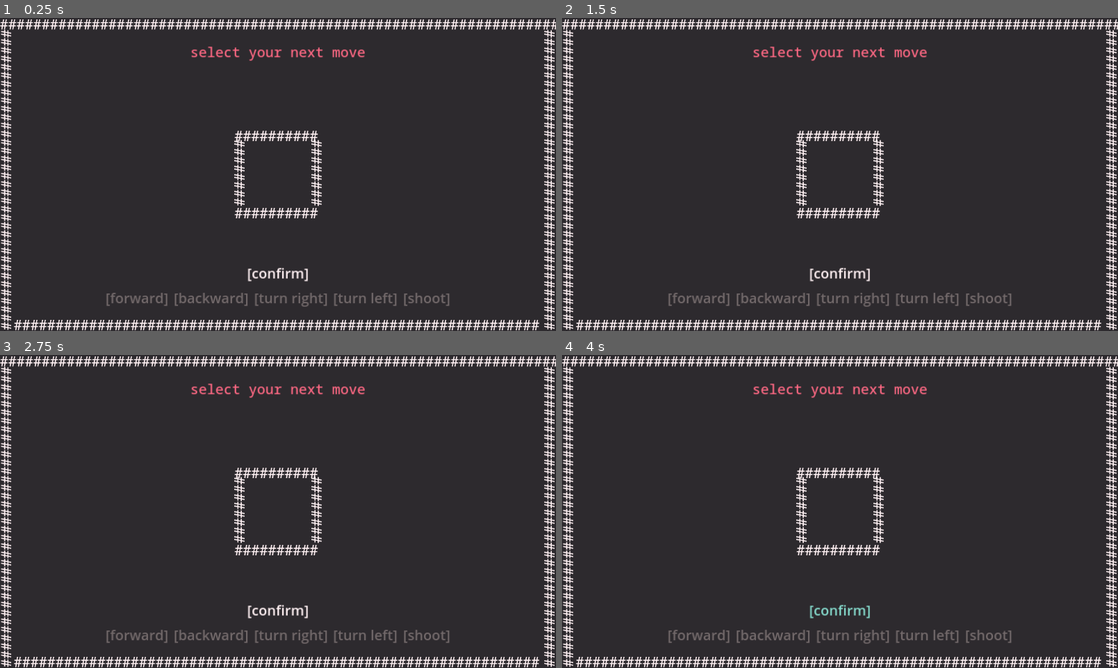
Above: before the commit, frames 1-4 (two rows, left to right).
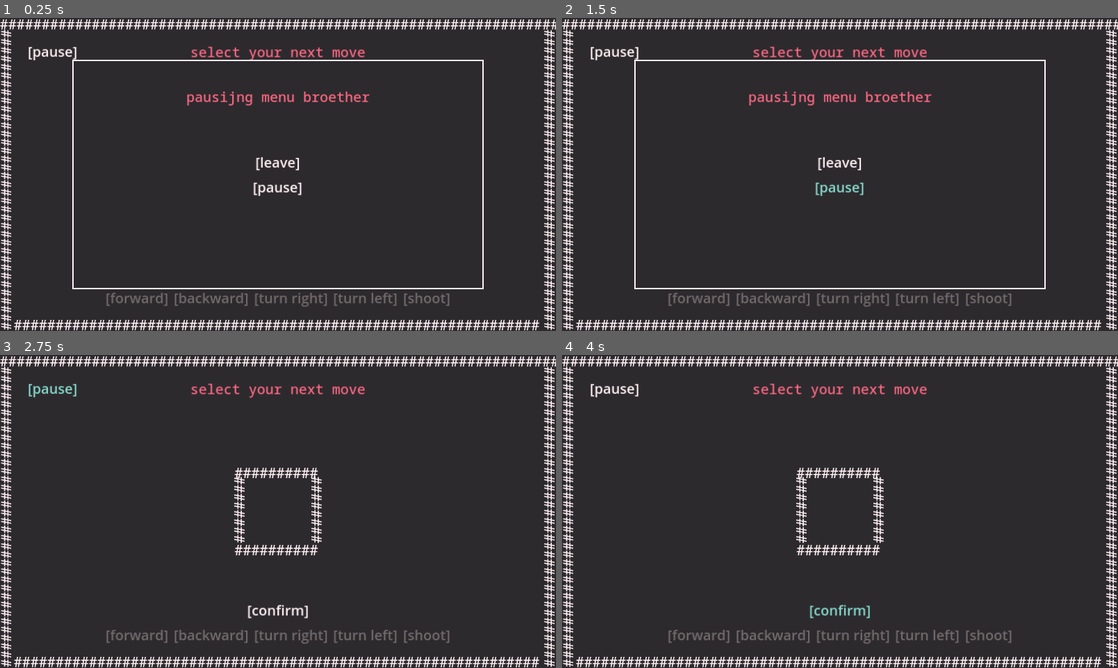
Above: after the commit, the same moments.

Repository: 4efk/new-mp-game
Game: Godot game, scene res://World/game.tscn
The game is run twice, just before and just after one commit, with the same random seed, the same clock (stepped at 60 frames per second) and the same inputs. This scene is started directly instead of the project's main scene.
Inputs (mouse positions are in pixels of both pictures, inside the frame that each line leads up to):
- Up to frame 1 (0.25 s): no input
- Up to frame 2 (1.5 s): click (840, 161) at 0.5 s, where only the run after the commit has a clickable "[leave]"; click (840, 187) at 1.25 s, where only the run after the commit has a clickable "[pause]"
- Up to frame 3 (2.75 s): click (50, 389) at 2 s, where only the run after the commit has a clickable "[pause]"
- Up to frame 4 (4 s): click "[confirm]" at 2.75 s; click "[confirm]" at 3.5 s

The runs differ from the first frame. In frame 1, 3.3% of the frame differs, in the area x 5-87%, y 9-87%; in frame 2, 3.2%; in frame 3, 0.2%; in frame 4, 0.2%.
Error before the commit: Invalid access to property or key '1' on a base object of type 'Dictionary'. (res://World/game.gd:79)
Error after the commit: Invalid access to property or key '1' on a base object of type 'Dictionary'. (res://World/game.gd:83)

Commit message:
pause menu work

Diff:
--- a/src/Menu/main_menu.tscn
+++ b/src/Menu/main_menu.tscn
@@ -829,6 +829,7 @@
 grow_horizontal = 2
 grow_vertical = 2
 mouse_filter = 2
+color = Color(1, 0.945098, 0.952941, 1)
 
 [node name="ColorRect2" type="ColorRect" parent="Popups/Popup1"]
 layout_mode = 1
--- a/src/World/game.gd
+++ b/src/World/game.gd
@@ -16,6 +16,7 @@
 @onready var game_over_screen_timer: Timer = $GameOverScreenTimer
 @onready var game_over_ui: Control = $Ui/GameOver
 @onready var go_round_count: Label = $Ui/GameOver/RoundCount
+@onready var pause_menu_ui: Control = $Ui/PauseMenu
 
 var current_round = 0
 var game_finished = false
@@ -39,6 +40,9 @@
 	Networking.in_game = true
 
 func _process(delta: float) -> void:
+	if Input.is_action_just_pressed("pause"):
+		_on_pause_button_pressed()
+
 	if game_finished:
 		return
 	var players_with_move = []
@@ -161,3 +165,7 @@
 		Networking.connected_players[player]['ready'] = GlobalScript.DEFAULT_PLAYER_INFO['ready']
 
 	get_tree().change_scene_to_file("res://Menu/main_menu.tscn")
+
+# pause menu
+func _on_pause_button_pressed() -> void:
+	pause_menu_ui.visible = !pause_menu_ui.visible
--- a/src/World/game.tscn
+++ b/src/World/game.tscn
@@ -266,6 +266,104 @@
 text = "draw."
 horizontal_alignment = 1
 vertical_alignment = 1
+
+[node name="PauseMenu" type="Control" parent="Ui"]
+layout_mode = 3
+anchors_preset = 15
+anchor_right = 1.0
+anchor_bottom = 1.0
+grow_horizontal = 2
+grow_vertical = 2
+
+[node name="ColorRect3" type="ColorRect" parent="Ui/PauseMenu"]
+layout_mode = 1
+anchors_preset = 8
+anchor_left = 0.5
+anchor_top = 0.5
+anchor_right = 0.5
+anchor_bottom = 0.5
+offset_left = -474.0
+offset_top = -264.0
+offset_right = 474.0
+offset_bottom = 264.0
+grow_horizontal = 2
+grow_vertical = 2
+mouse_filter = 2
+color = Color(1, 0.945098, 0.952941, 1)
+
+[node name="ColorRect2" type="ColorRect" parent="Ui/PauseMenu"]
+layout_mode = 1
+anchors_preset = 8
+anchor_left = 0.5
+anchor_top = 0.5
+anchor_right = 0.5
+anchor_bottom = 0.5
+offset_left = -471.0
+offset_top = -261.0
+offset_right = 471.0
+offset_bottom = 261.0
+grow_horizontal = 2
+grow_vertical = 2
+mouse_filter = 2
+color = Color(0.176471, 0.164706, 0.180392, 1)
+
+[node name="Label" type="Label" parent="Ui/PauseMenu/ColorRect2"]
+layout_mode = 1
+anchors_preset = 5
+anchor_left = 0.5
+anchor_right = 0.5
+offset_left = -211.0
+offset_right = 211.0
+offset_bottom = 164.0
+grow_horizontal = 2
+theme_override_colors/font_color = Color(0.992157, 0.407843, 0.513726, 1)
+theme_override_fonts/font = ExtResource("2_2mgga")
+theme_override_font_sizes/font_size = 32
+text = "pausijng menu broether"
+horizontal_alignment = 1
+vertical_alignment = 1
+
+[node name="VBoxContainer" type="VBoxContainer" parent="Ui/PauseMenu/ColorRect2"]
+layout_mode = 1
+anchors_preset = 15
+anchor_right = 1.0
+anchor_bottom = 1.0
+grow_horizontal = 2
+grow_vertical = 2
+alignment = 1
+
+[node name="LeaveGameButton" type="Button" parent="Ui/PauseMenu/ColorRect2/VBoxContainer"]
+layout_mode = 2
+focus_mode = 0
+theme_override_colors/font_hover_color = Color(0.521569, 0.854902, 0.8, 1)
+theme_override_colors/font_pressed_color = Color(0.678431, 0.854902, 0.470588, 1)
+theme_override_colors/font_color = Color(1, 0.945098, 0.952941, 1)
+theme_override_font_sizes/font_size = 32
+text = "[leave]"
+flat = true
+
+[node name="PauseButton2" type="Button" parent="Ui/PauseMenu/ColorRect2/VBoxContainer"]
+layout_mode = 2
+focus_mode = 0
+theme_override_colors/font_hover_color = Color(0.521569, 0.854902, 0.8, 1)
+theme_override_colors/font_pressed_color = Color(0.678431, 0.854902, 0.470588, 1)
+theme_override_colors/font_color = Color(1, 0.945098, 0.952941, 1)
+theme_override_font_sizes/font_size = 32
+text = "[pause]"
+flat = true
+
+[node name="PauseButton" type="Button" parent="Ui"]
+offset_left = 60.0
+offset_top = 50.0
+offset_right = 154.0
+offset_bottom = 103.0
+focus_mode = 0
+theme_override_colors/font_hover_color = Color(0.521569, 0.854902, 0.8, 1)
+theme_override_colors/font_pressed_color = Color(0.678431, 0.854902, 0.470588, 1)
+theme_override_colors/font_color = Color(1, 0.945098, 0.952941, 1)
+theme_override_font_sizes/font_size = 32
+text = "[pause]"
+flat = true
 
 [node name="Borders" type="Node2D" parent="."]
 
@@ -408,4 +506,5 @@
 [connection signal="pressed" from="Ui/SelectMove/VBoxContainer/MoveOptions/MoveButton2" to="." method="_on_move_button_2_pressed"]
 [connection signal="pressed" from="Ui/SelectMove/VBoxContainer/MoveOptions/MoveButton3" to="." method="_on_move_button_3_pressed"]
 [connection signal="pressed" from="Ui/SelectMove/VBoxContainer/MoveOptions/MoveButton4" to="." method="_on_move_button_4_pressed"]
+[connection signal="pressed" from="Ui/PauseButton" to="." method="_on_pause_button_pressed"]
 [connection signal="timeout" from="GameOverScreenTimer" to="." method="_on_game_over_screen_timer_timeout"]
--- a/src/project.godot
+++ b/src/project.godot
@@ -52,6 +52,12 @@
 "events": [Object(InputEventKey,"resource_local_to_scene":false,"resource_name":"","device":-1,"window_id":0,"alt_press …(192 unchanged characters)…
 ]
 }
+pause={
+"deadzone": 0.5,
+"events": [Object(InputEventKey,"resource_local_to_scene":false,"resource_name":"","device":-1,"window_id":0,"alt_pressed":false,"shift_pressed":false,"ctrl_pressed":false,"meta_pressed":false,"pressed":false,"keycode":0,"physical_keycode":4194305,"key_label":0,"unicode":0,"location":0,"echo":false,"script":null)
+, Object(InputEventKey,"resource_local_to_scene":false,"resource_name":"","device":-1,"window_id":0,"alt_pressed":false,"shift_pressed":false,"ctrl_pressed":false,"meta_pressed":false,"pressed":false,"keycode":0,"physical_keycode":80,"key_label":0,"unicode":112,"location":0,"echo":false,"script":null)
+]
+}
 
 [rendering]
 
